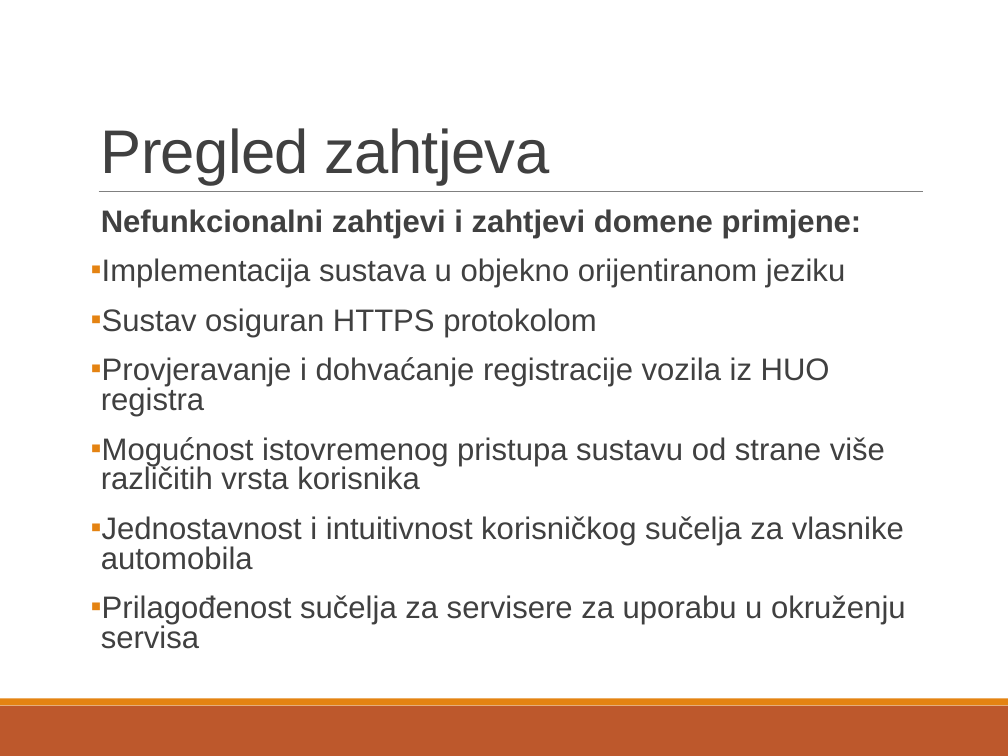
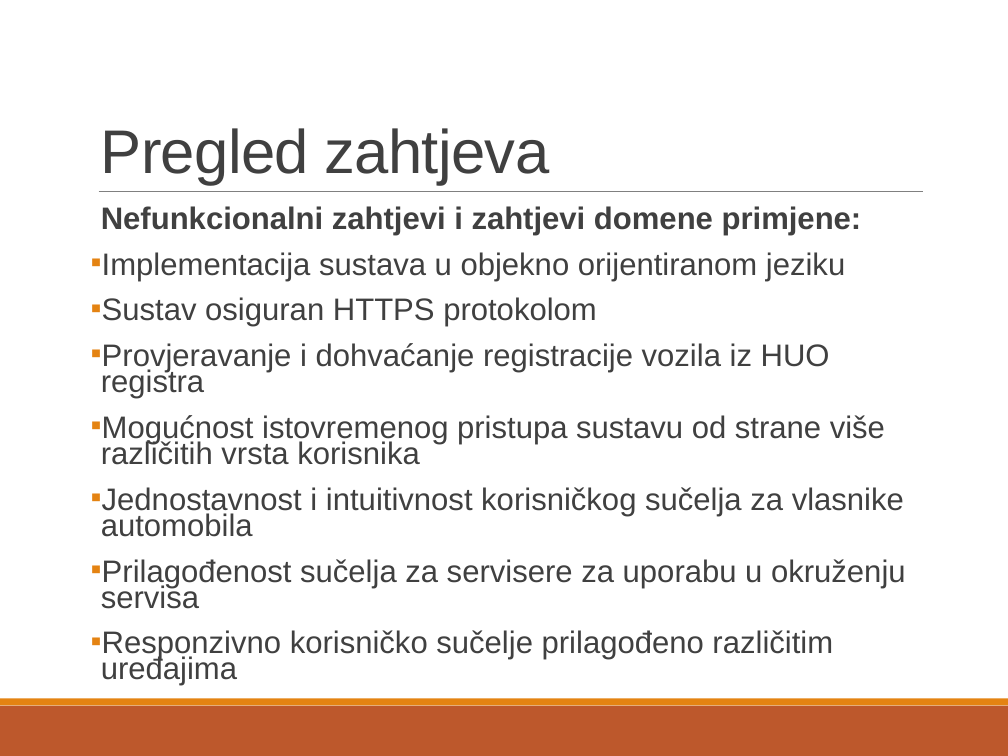
Before and after one commit to pmatosevic/CarRepairs, a slide deck: slide 6 of Infiniteam - Moj AutoServis - prezentacija - FINAL.pptx. Drawn at 1008x756 pixels with LibreOffice and Linux fonts; fonts in the diff are those of the drawing. Boxes give left, top, right and bottom in pixels: in the first picture for what was removed or moved away, otherwise in the second. Text is boxed around its words. In the diff, an @@ line names an element or a change of style, - is before the commit and + after.

```diff
--- a/Infiniteam - Moj AutoServis - prezentacija - FINAL.pptx
+++ b/Infiniteam - Moj AutoServis - prezentacija - FINAL.pptx
@@ text at (x1=91, y1=206, x2=906, y2=609): line spacing 0.8 to 0.7 @@
@@ text at (x1=91, y1=630, x2=833, y2=686): paragraph added @@
+▪ Responzivno korisničko sučelje prilagođeno različitim uređajima
```
Also in this commit, not shown: 1 other slide changed, 2 slides added, 1 slide removed.
